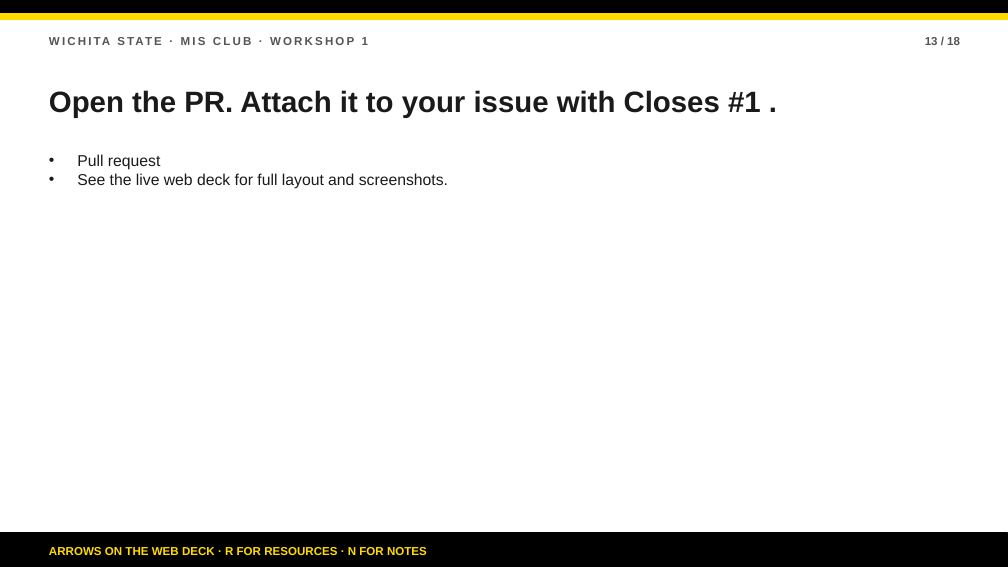
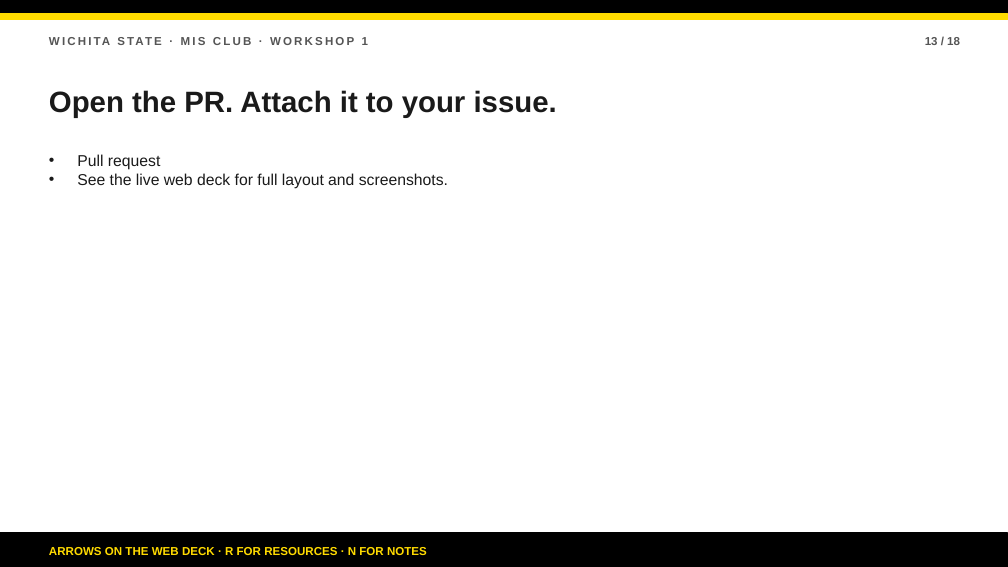
Before and after one commit to bsbcyber/workshop-site, a slide deck: slide 13 of downloads/workshop-1-presentation.pptx. Drawn at 1008x567 pixels with LibreOffice and Linux fonts; fonts in the diff are those of the drawing. Boxes give left, top, right and bottom in pixels: in the first picture for what was removed or moved away, otherwise in the second. Text is boxed around its words. In the diff, an @@ line names an element or a change of style, - is before the commit and + after.

Commit message:
Add GitHub UI Link an issue as second PR-to-issue attach method

```diff
--- a/downloads/workshop-1-presentation.pptx
+++ b/downloads/workshop-1-presentation.pptx
@@ text at [49,90,557,118]: text changed @@
-Open the PR. Attach it to your issue with Closes #1 .
+Open the PR. Attach it to your issue.
```
Also in this commit, not shown: 2 other files.
